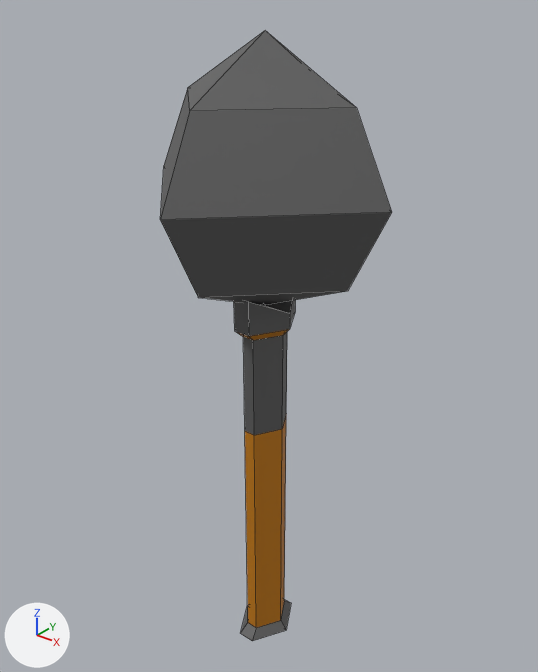
The OBJ model scenes/equipment/weapons/mace/mace.obj: old version first, new version second.
Before and after are seen from a camera (50 mm lens) standing at (0.189, -0.234, 0.178) and looking at (-0.004, 0.008, 0.028). The axes (+X, +Y, +Z) are drawn at lower left. The lights are the same throughout. The first picture is the older version. Mesh edges are drawn as thin lines. Where no turn or scale is listed for an object, it has been applied to the vertices.

Names of what the first picture shows: 'mace'.
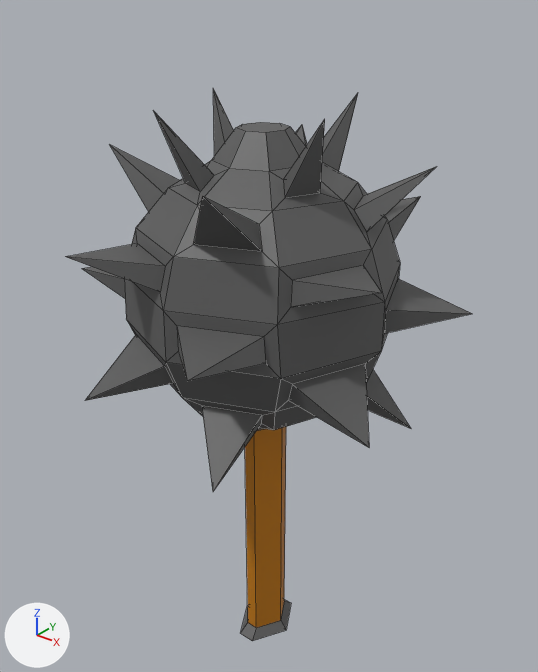
Where the change shows, as pixel boxes (x1, y1, x2, y2) in the pictures (538 x 672 px; the box of a moved part takes in the faces that stretch with it):
'mace', reshaped (75% wider, 9% shorter)
    before: (160, 31, 392, 641)
    after: (66, 88, 472, 641)
part 1 of me_mace, rebuilt (75% wider, 47% taller)
    before: (160, 31, 392, 305)
    after: (66, 88, 472, 491)
part 2 of me_mace, moved or reshaped
    before: (234, 300, 295, 628)
    after: (245, 427, 286, 628)

The change, as a list of edits to the scene's bpy script:
```text
Change me_mace:
    used by ob_mace; location = (0.0, 0.0, 0.0)
    remove me_mace.from_pydata(...)  # 50 vertices, 50 faces; spans x -0.059..0.059, y -0.059..0.059, z -0.139..0.159
    add me_mace.from_pydata(...)  # 220 vertices, 257 faces; spans x -0.082..0.081, y -0.081..0.081, z -0.139..0.134
    me_mace part 1: the loose piece of 14 vertices spanning x -0.059..0.059, y -0.059..0.059, z 0.048..0.159 is rebuilt with 184 vertices and now spans x -0.082..0.081, y -0.081..0.081, z -0.004..0.134
    me_mace part 2
    24 vertices are removed from x -0.013..0.013, y -0.016..0.016, z -0.013..0.056
    26 faces are deleted
    12 vertices are added at x -0.039..0.039, y -0.034..0.034, z 0.005..0.009
    6 new vertices lie (0.0, 0.0, 0.123) away from vertices in x -0.01..0.01, y -0.012..0.012, z -0.134
    6 new vertices lie (0.0, 0.0, 0.012) away from vertices in x -0.01..0.01, y -0.012..0.012, z -0.011
    6 new faces join them, mat_material_010 (orange #c27800)
    18 new faces join them, mat_material_011 (dark grey #5c5c5c)
```
